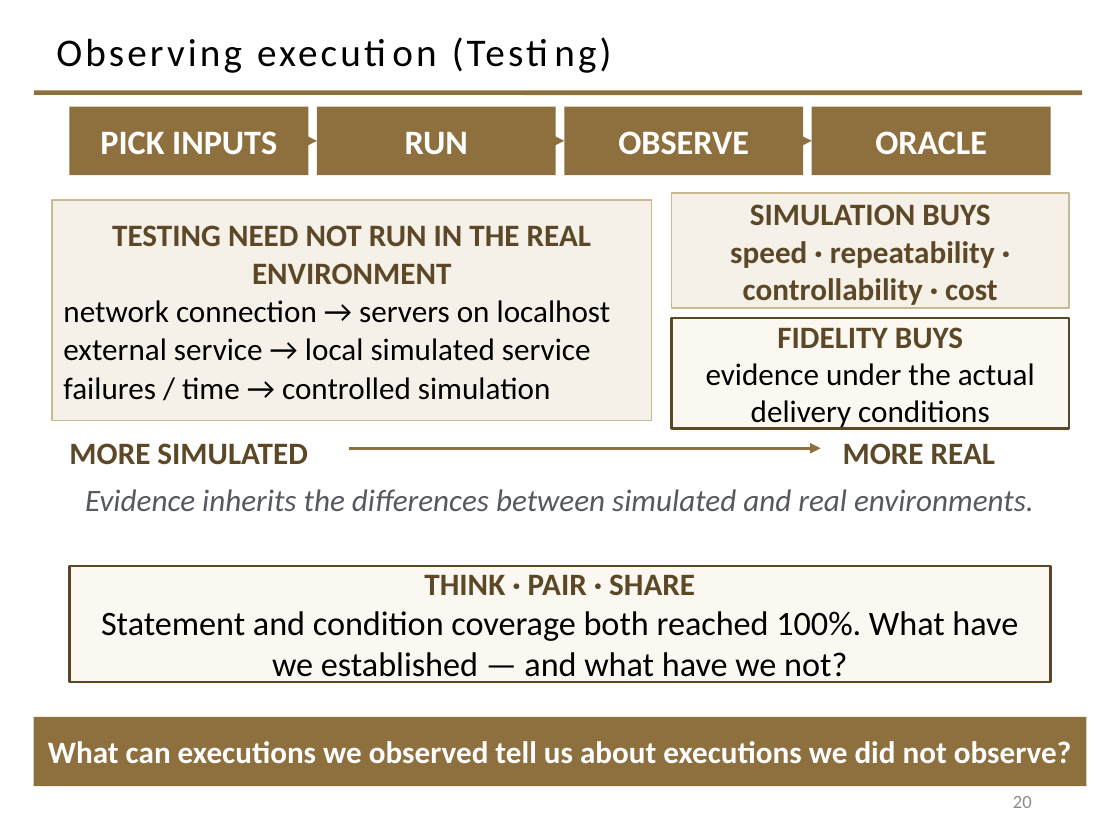
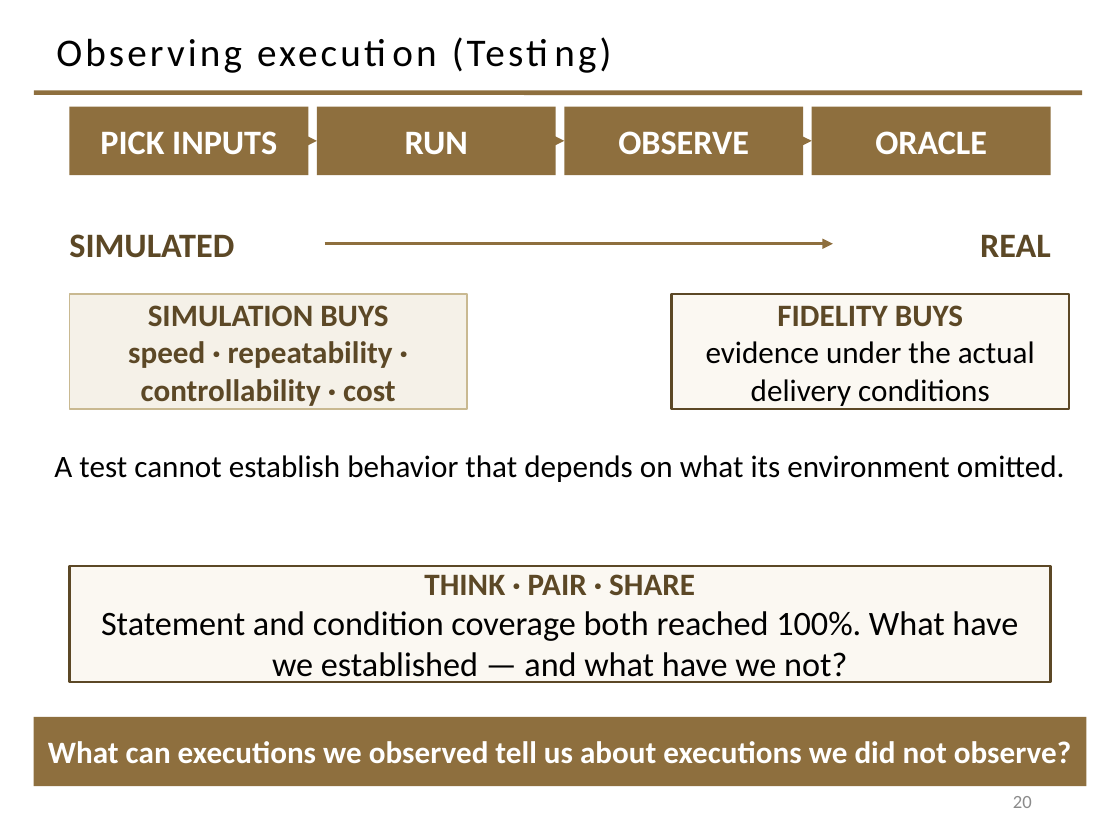
Before and after one commit to davisjam/model-based-agentic-software-engineering, a slide deck: slide 20 of course/lectures/act-1-foundations/08-validation/1-8-Validation.pptx. Drawn at 1120x840 pixels with LibreOffice and Linux fonts; fonts in the diff are those of the drawing; background and template pictures are left out. Boxes give left, top, right and bottom in pixels: in the first picture for what was removed or moved away, otherwise in the second. Text is boxed around its words. In the diff, an @@ line names an element or a change of style, - is before the commit and + after.

```diff
--- a/course/lectures/act-1-foundations/08-validation/1-8-Validation.pptx
+++ b/course/lectures/act-1-foundations/08-validation/1-8-Validation.pptx
@@ rectangle removed at box(53, 200, 652, 421) @@
-TESTING NEED NOT RUN IN THE REAL ENVIRONMENT
-network connection → servers on localhost
-external service → local simulated service
-failures / time → controlled simulation
@@ text at box(69, 234, 234, 258): text changed; size 20 to 22 pt @@
-MORE SIMULATED
+SIMULATED
@@ text at box(980, 234, 1051, 257): text changed; size 20 to 22 pt @@
-MORE REAL
+REAL
@@ arrow moved from (349, 448) - (821, 448) to (325, 244) - (833, 244) @@
@@ rectangle "SIMULATION BUYS": place and size @@
-rectangle "SIMULATION BUYS" at box(672, 194, 1070, 309)
+rectangle "SIMULATION BUYS" at box(69, 293, 467, 409)
@@ rectangle "FIDELITY BUYS": place and size @@
-rectangle "FIDELITY BUYS" at box(672, 318, 1070, 429)
+rectangle "FIDELITY BUYS" at box(672, 293, 1070, 409)
@@ vertical alignment top to middle in 3 elements at box(980, 234, 1051, 257), box(69, 234, 234, 258), box(54, 455, 1065, 482) @@
@@ text at box(54, 455, 1065, 482): text changed; text colour #555960 to #000000; italic off @@
-Evidence inherits the differences between simulated and real environments.
+A test cannot establish behavior that depends on what its environment omitted.
```
Also in this commit, not shown: 9 other slides changed.
